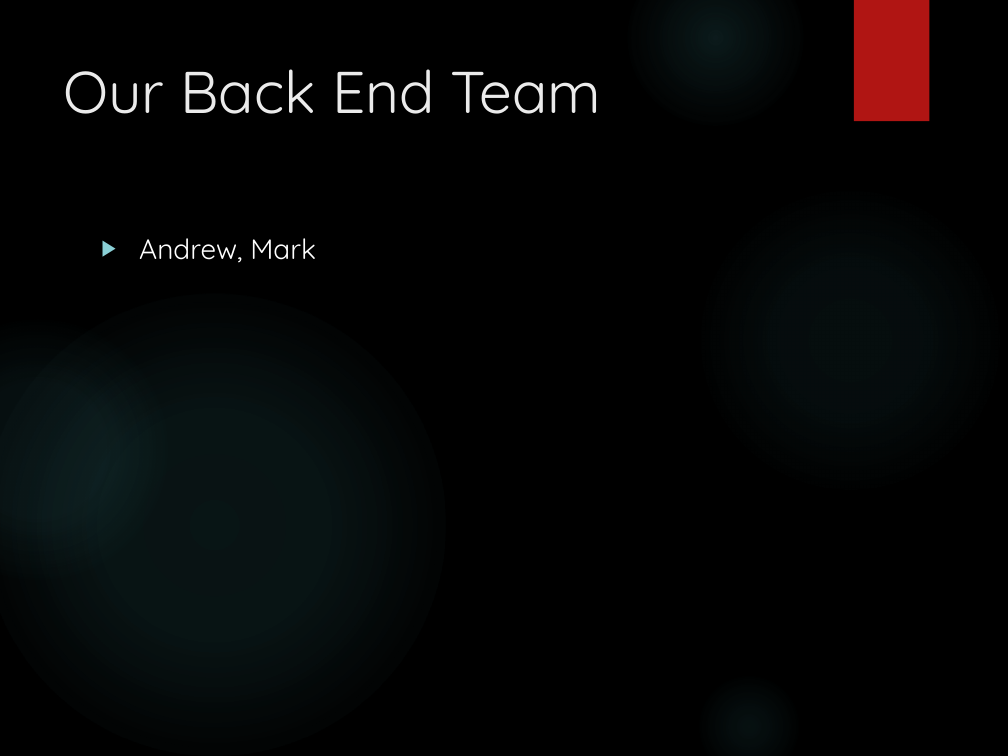
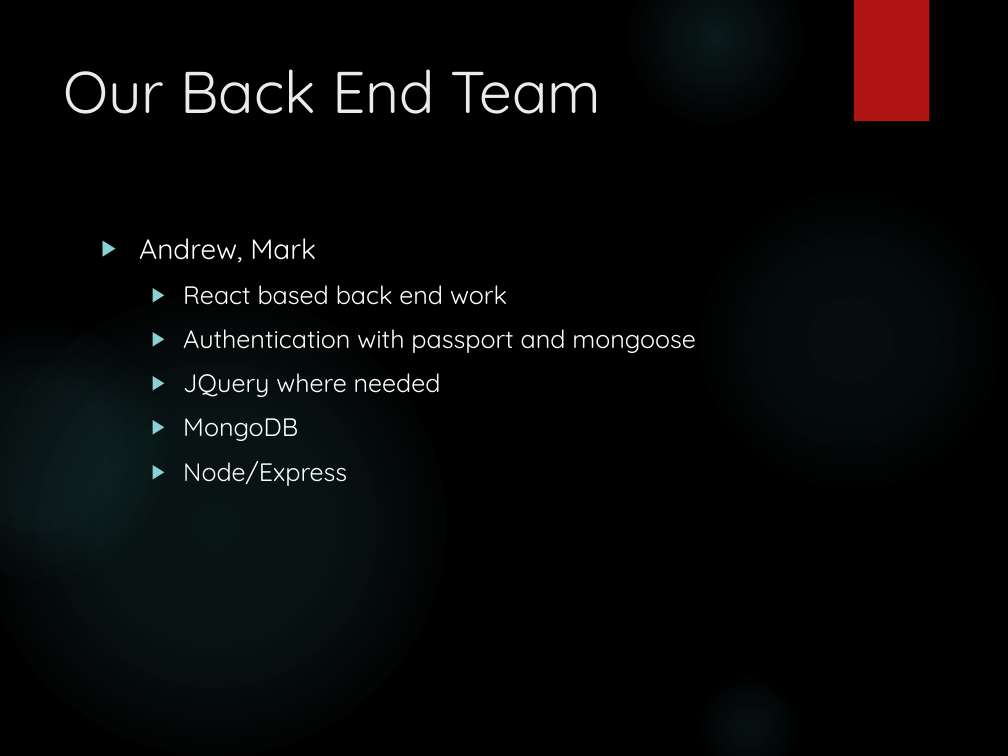
Before and after one commit to a-murph/mymedialist, a slide deck: slide 6 of MyMovieList.pptx. Drawn at 1008x756 pixels with LibreOffice and Linux fonts; fonts in the diff are those of the drawing; background and template pictures are left out. Boxes give left, top, right and bottom in pixels: in the first picture for what was removed or moved away, otherwise in the second. Text is boxed around its words. In the diff, an @@ line names an element or a change of style, - is before the commit and + after.

Commit message:
Updated ppt

```diff
--- a/MyMovieList.pptx
+++ b/MyMovieList.pptx
@@ text at (x1=183, y1=285, x2=695, y2=486): paragraphs added @@
+  ▶ React based back end work
+  ▶ Authentication with passport and mongoose
+  ▶ JQuery where needed
+  ▶ MongoDB
+  ▶ Node/Express
```
Also in this commit, not shown: 3 other slides changed.
